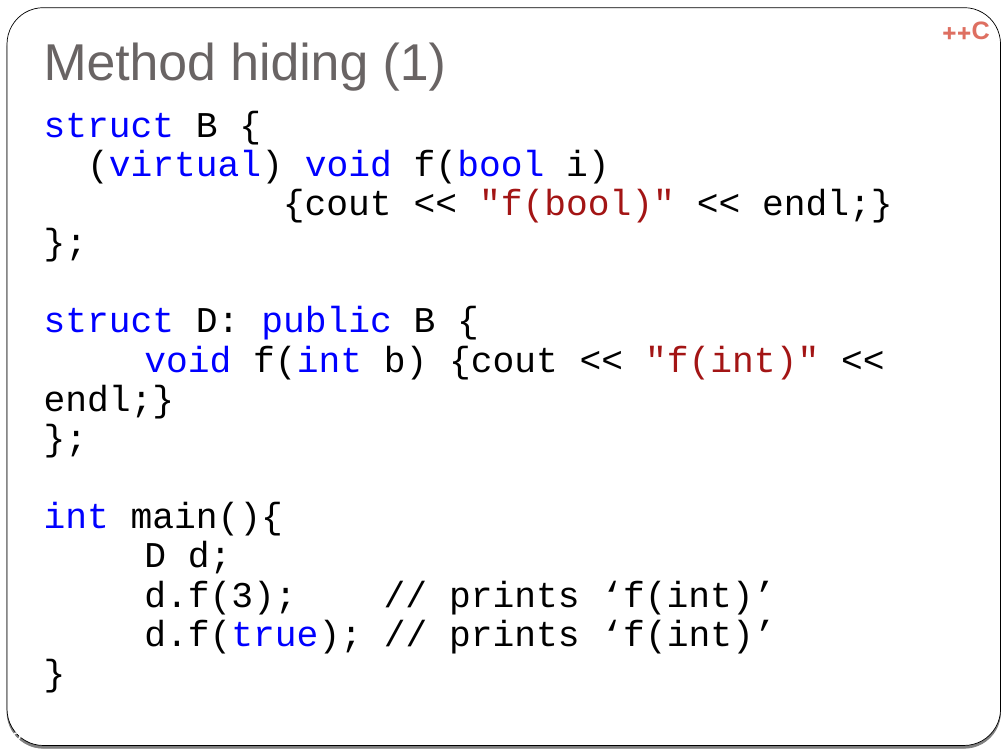
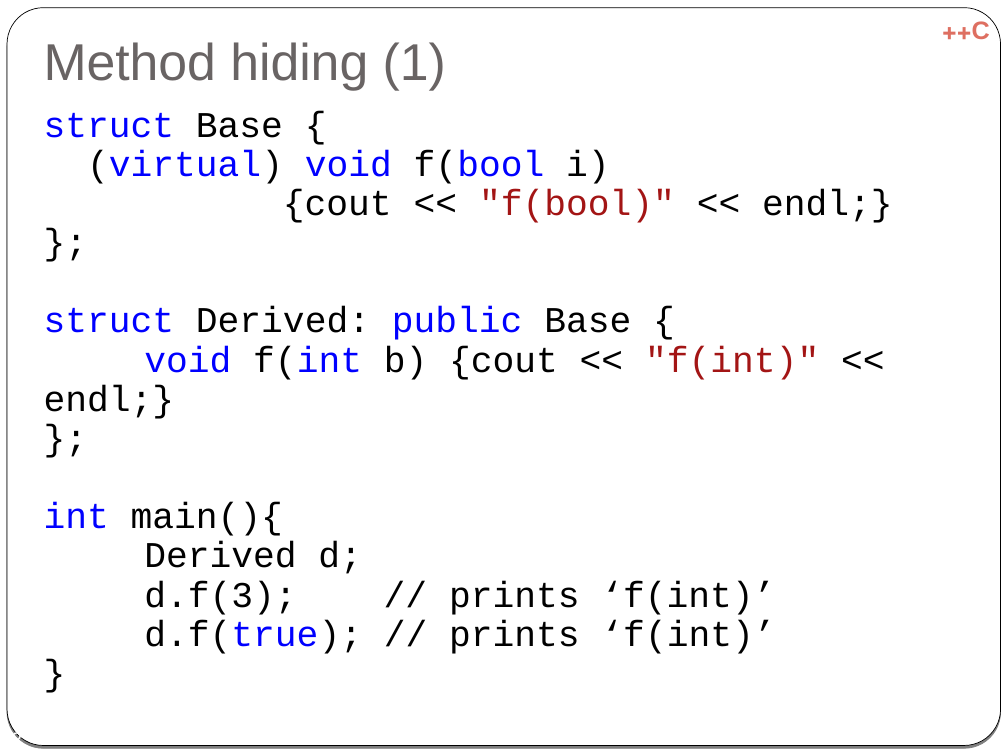
Before and after one commit to cpp-at-ariel/cpp-5778, a slide deck: slide 2 of week07-diamond-rtti/slides-diamond.odp. Drawn at 1008x756 pixels with LibreOffice and Linux fonts; fonts in the diff are those of the drawing. Boxes give left, top, right and bottom in pixels: in the first picture for what was removed or moved away, otherwise in the second. Text is boxed around its words. In the diff, an @@ line names an element or a change of style, - is before the commit and + after.

```diff
--- a/week07-diamond-rtti/slides-diamond.odp
+++ b/week07-diamond-rtti/slides-diamond.odp
@@ text at (44,112,283,138): text changed @@
-struct B {
+struct Base {
@@ text at (44,307,631,340): text changed; text colour #0000FF to #000000 @@
-struct D: public B {
+struct Derived: public Base {
@@ text at (144,542,362,574): text changed @@
-D d;
+Derived d;
```
Also in this commit, not shown: 2 other slides changed, 5 other files.
